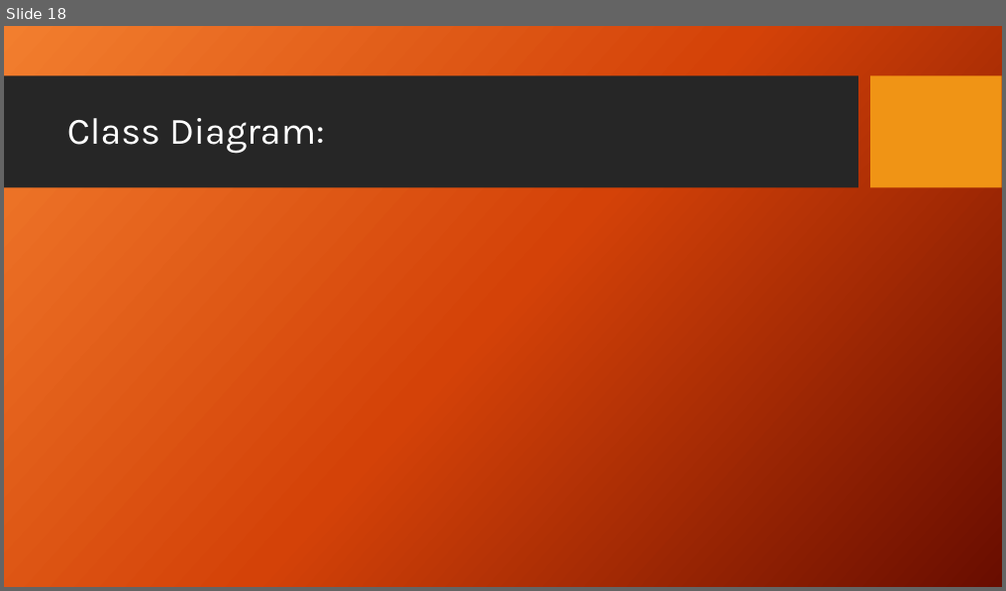
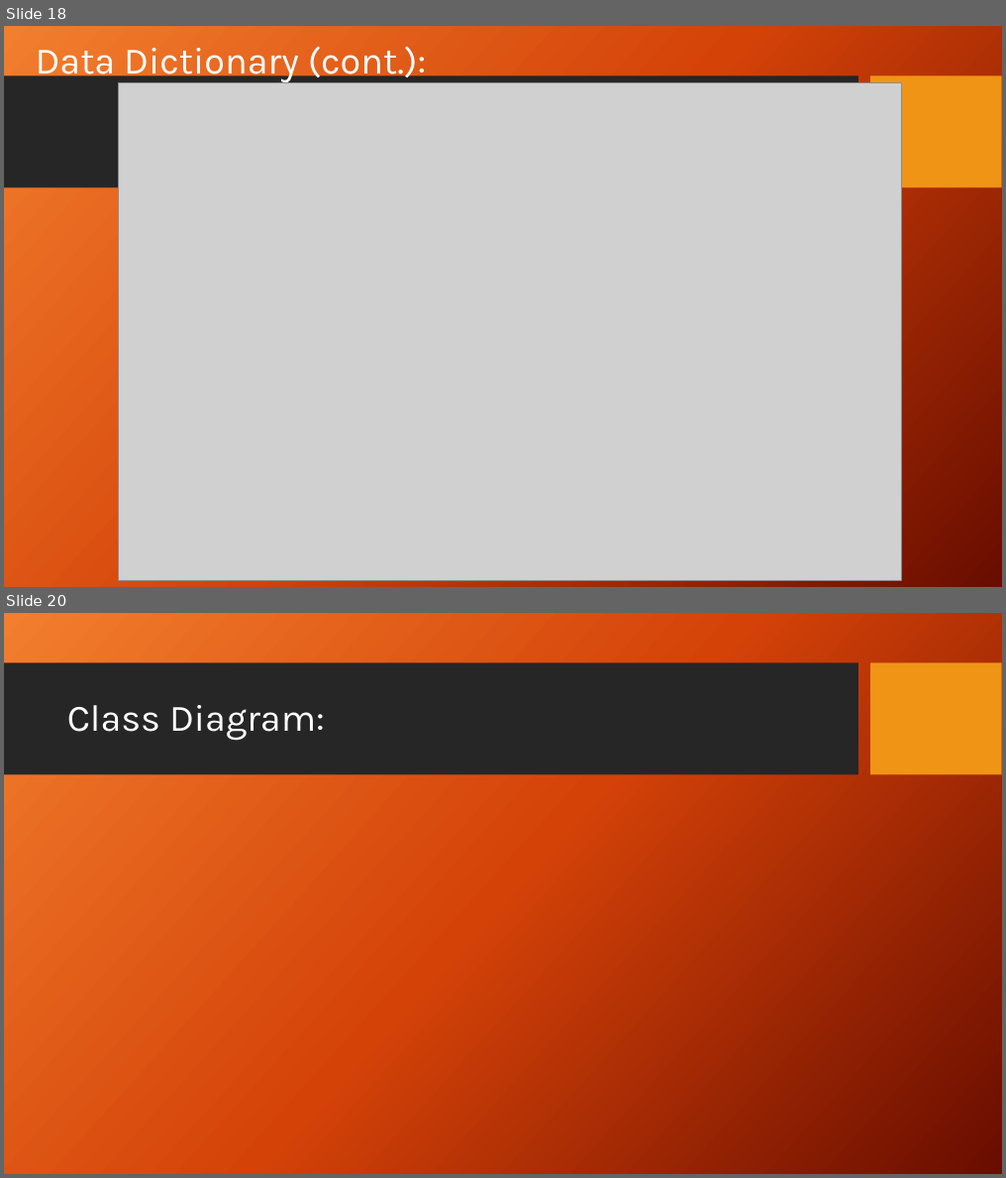
Before and after one commit to seans888/Blood-Findr, a slide deck: Documentation/Blood Findr (SYSADD2 presentation).pptx. Shown one above the other, each under a label of ours: slide 18 before the commit, slides 18 and 20 after it; the slides between them are not shown. The pictures are 1006x591 and 1006x1178 pixels, drawn with LibreOffice and Linux fonts; fonts in the diff are those of the drawing; grey boxes stand for pictures; background and template pictures are left out. Boxes give left, top, right and bottom in pixels: in the first picture for what was removed or moved away, otherwise in the second. Text is boxed around its words. In the diff, an @@ line names an element or a change of style, - is before the commit and + after.

```diff
--- a/Documentation/Blood Findr (SYSADD2 presentation).pptx
+++ b/Documentation/Blood Findr (SYSADD2 presentation).pptx
@@ slide 18 added at box(4, 26, 1002, 587), background picture (left out); not listed: 2 template elements that a slide beside it also shows @@
@@ title added at box(36, 46, 426, 82), 36 pt, text #FFFFFF @@
+Data Dictionary (cont.):
@@ picture added at box(119, 82, 902, 581) @@
@@ what was slide 18 is now slide 20 @@
```
Also in this commit, not shown: 1 slide changed, 1 other slide added, 2 other files.
